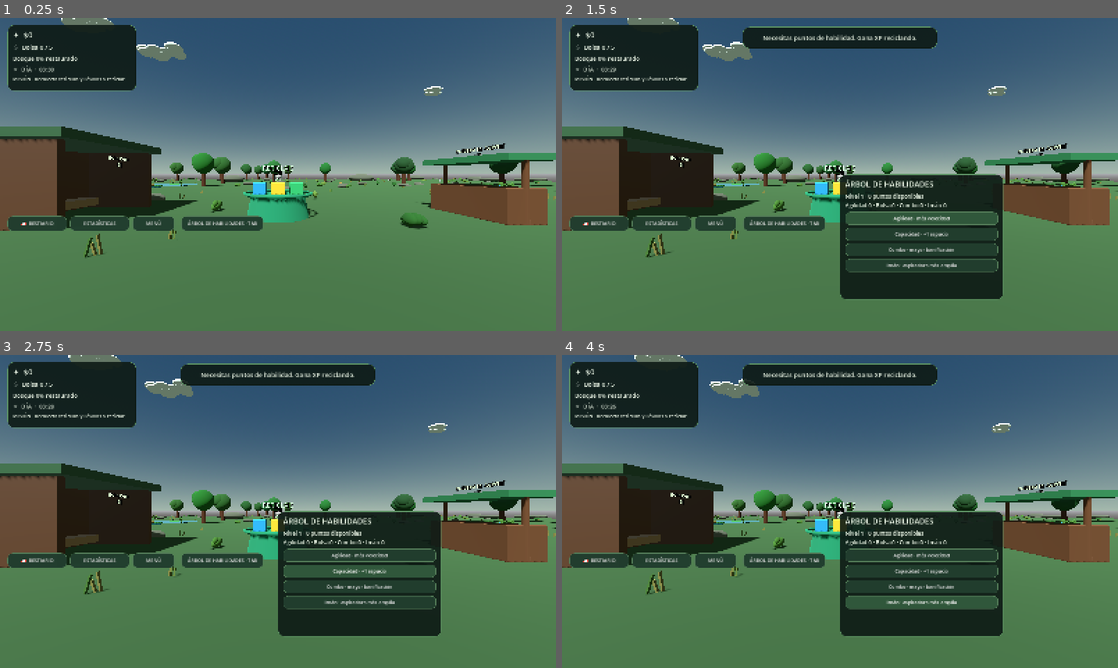
Above: before the commit, frames 1-4 (two rows, left to right).
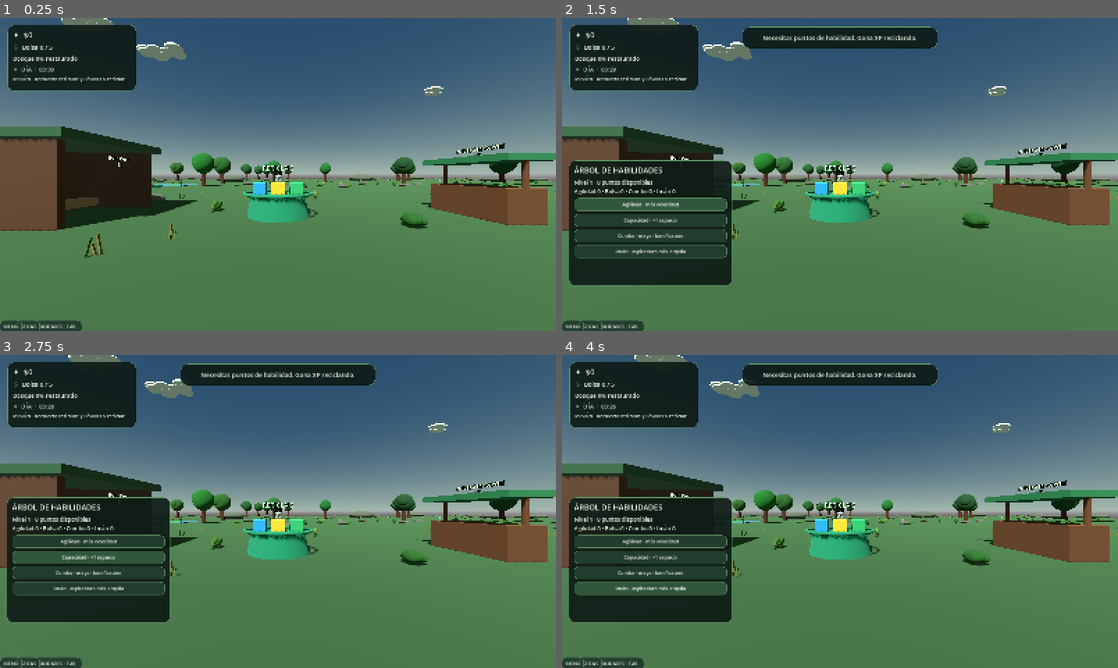
Above: after the commit, the same moments.

Repository: Tomardosama/verdevivo
Game: Godot game, scene res://scenes/main/main.tscn
Same seed, same stepped clock (60 frames per second), same inputs: the game is played once before the commit and once after it.
Inputs:
- Up to frame 1 (0.25 s): no input
- Up to frame 2 (1.5 s): click "ÁRBOL DE HABILIDADES · TAB" at 0.5 s; click "Agilidad · más velocidad" at 1.25 s
- Up to frame 3 (2.75 s): click "Capacidad · +1 espacio" at 2 s
- Up to frame 4 (4 s): click "Combo · mayor bonificación" at 2.75 s; click "Imán · aspiradora más amplia" at 3.5 s

The runs differ from the first frame. In frame 1, 2.4% of the frame differs, in the area x 0-48%, y 63-100%; in frame 2, 21%; in frame 3, 22%, in the area x 0-80%, y 45-100%; in frame 4, 21%.

Commit message:
Polish HUD navigation, bag meter, level-up alerts and upgrade tooltips

Diff:
--- a/scripts/ui/hud.gd
+++ b/scripts/ui/hud.gd
@@ -48,6 +48,25 @@
 	mission_label = _make_label("MISIÓN · Recolecta y recicla residuos", 14)
 	for label in [money_label, bag_label, progress_label, phase_label, mission_label]:
 		status_box.add_child(label)
+	var bag_widget := _make_panel(Vector2(-190, -92), Vector2(170, 68))
+	bag_widget.set_anchors_and_offsets_preset(Control.PRESET_BOTTOM_RIGHT)
+	root.add_child(bag_widget)
+	var bag_box := VBoxContainer.new()
+	bag_box.add_theme_constant_override("separation", 3)
+	bag_widget.add_child(bag_box)
+	var bag_icon_label := _make_label("▱  BOLSA  0%", 16)
+	bag_icon_label.name = "BagFillLabel"
+	bag_box.add_child(bag_icon_label)
+	var bag_bar := ProgressBar.new()
+	bag_bar.name = "BagFillBar"
+	bag_bar.min_value = 0
+	bag_bar.max_value = 100
+	bag_bar.value = 0
+	bag_bar.show_percentage = false
+	bag_bar.custom_minimum_size = Vector2(140, 14)
+	bag_box.add_child(bag_bar)
+	set_meta("bag_fill_label", bag_icon_label)
+	set_meta("bag_fill_bar", bag_bar)
 
 	var upgrades_panel := _make_panel(Vector2(22, 225), Vector2(370, 330))
 	root.add_child(upgrades_panel)
@@ -84,14 +103,23 @@
 	upgrade_box.add_child(prestige_button)
 
 	var skills_button := _make_button("ÁRBOL DE HABILIDADES · TAB")
-	skills_button.position = Vector2(522, 570)
+	skills_button.position = Vector2(20, -112)
 	skills_button.size = Vector2(230, 42)
+	skills_button.set_anchors_and_offsets_preset(Control.PRESET_BOTTOM_LEFT)
 	root.add_child(skills_button)
 	shop_obscured_controls.append(skills_button)
+	var level_alert := _make_label("!", 22, Color(1.0, 0.12, 0.10))
+	level_alert.name = "LevelUpAlert"
+	level_alert.position = Vector2(210, -116)
+	level_alert.add_theme_font_size_override("font_size", 25)
+	level_alert.visible = false
+	root.add_child(level_alert)
+	set_meta("level_alert", level_alert)
 	skills_button.pressed.connect(_toggle_skills)
 
 	skill_panel = _make_panel(Vector2.ZERO, Vector2(470, 360))
-	skill_panel.set_anchors_and_offsets_preset(Control.PRESET_CENTER)
+	skill_panel.set_anchors_and_offsets_preset(Control.PRESET_BOTTOM_LEFT)
+	skill_panel.position = Vector2(20, -490)
 	skill_panel.visible = false
 	root.add_child(skill_panel)
 	var skill_box := VBoxContainer.new()
@@ -106,27 +134,31 @@
 		skill_box.add_child(skill_button)
 
 	var bestiary_button := _make_button("📖  BESTIARIO")
-	bestiary_button.position = Vector2(22, 570)
+	bestiary_button.position = Vector2(20, -62)
 	bestiary_button.size = Vector2(170, 42)
+	bestiary_button.set_anchors_and_offsets_preset(Control.PRESET_BOTTOM_LEFT)
 	root.add_child(bestiary_button)
 	shop_obscured_controls.append(bestiary_button)
 	bestiary_button.pressed.connect(func(): bestiary_toggled.emit())
 
 	var stats_button := _make_button("ESTADÍSTICAS")
-	stats_button.position = Vector2(202, 570)
-	stats_button.size = Vector2(170, 42)
+	stats_button.position = Vector2(198, -62)
+	stats_button.size = Vector2(150, 42)
+	stats_button.set_anchors_and_offsets_preset(Control.PRESET_BOTTOM_LEFT)
 	root.add_child(stats_button)
 	shop_obscured_controls.append(stats_button)
 	stats_button.pressed.connect(_toggle_stats)
 
 	var menu_button := _make_button("MENÚ")
-	menu_button.position = Vector2(382, 570)
+	menu_button.position = Vector2(356, -62)
 	menu_button.size = Vector2(120, 42)
+	menu_button.set_anchors_and_offsets_preset(Control.PRESET_BOTTOM_LEFT)
 	root.add_child(menu_button)
 	shop_obscured_controls.append(menu_button)
 	menu_button.pressed.connect(_toggle_menu)
 	menu_panel = _make_panel(Vector2.ZERO, Vector2(440, 300))
-	menu_panel.set_anchors_and_offsets_preset(Control.PRESET_CENTER)
+	menu_panel.set_anchors_and_offsets_preset(Control.PRESET_BOTTOM_LEFT)
+	menu_panel.position = Vector2(20, -390)
 	menu_panel.visible = false
 	root.add_child(menu_panel)
 	var menu_box := VBoxContainer.new()
@@ -142,6 +174,8 @@
 	menu_box.add_child(_make_label("WASD mover · Shift correr · Clic recoger · E reciclar", 13))
 
 	bestiary_panel = _make_panel(Vector2(410, 210), Vector2(430, 330))
+	bestiary_panel.set_anchors_and_offsets_preset(Control.PRESET_BOTTOM_LEFT)
+	bestiary_panel.position = Vector2(20, -430)
 	bestiary_panel.visible = false
 	root.add_child(bestiary_panel)
 	bestiary_list = VBoxContainer.new()
@@ -150,6 +184,8 @@
 	bestiary_list.add_child(_make_label("BESTIARIO DEL BOSQUE", 21))
 
 	stats_panel = _make_panel(Vector2(410, 210), Vector2(430, 250))
+	stats_panel.set_anchors_and_offsets_preset(Control.PRESET_BOTTOM_LEFT)
+	stats_panel.position = Vector2(20, -350)
 	stats_panel.visible = false
 	root.add_child(stats_panel)
 	var stats_box := VBoxContainer.new()
@@ -253,6 +289,13 @@
 
 func update_bag(current: int, capacity: int) -> void:
 	bag_label.text = "♧  Bolsa %d / %d" % [current, capacity]
+	var fill_percent := int(roundf(100.0 * float(current) / float(maxi(1, capacity))))
+	var fill_label := get_meta("bag_fill_label") as Label
+	var fill_bar := get_meta("bag_fill_bar") as ProgressBar
+	if fill_label:
+		fill_label.text = "▱  BOLSA  %d%%" % fill_percent
+	if fill_bar:
+		fill_bar.value = fill_percent
 
 func update_money(amount: int) -> void:
 	money_label.text = "✦  $%d" % amount
@@ -282,12 +325,28 @@
 		var current_level := int(levels.get(upgrade_id, 0))
 		var display_name := str(upgrade_names.get(upgrade_id, upgrade_id.capitalize()))
 		var detail := str(upgrade_descriptions.get(upgrade_id, "Mejora permanente"))
+		if upgrade_id == "day":
+			detail = "Cada nivel agrega 30 segundos al día (%.1f%% sobre el turno base)." % (100.0 * 30.0 / 210.0)
+		if upgrade_id == "discount":
+			var discount_percent := minf(35.0, float(current_level + 1) * 5.0)
+			detail = "Reduce el precio de las demás mejoras un %.0f%% por nivel (máximo 35%%)." % discount_percent
 		if upgrade_id == "vacuum":
 			detail = "Radio %.1f m · Trayecto %.2f s" % [3.2 + maxf(0.0, float(current_level - 1)) * 0.85, maxf(0.08, 0.24 - maxf(0.0, float(current_level - 1)) * 0.025)]
 			upgrade_buttons[index].text = "%s · Nv.%d · %.1f m · $%d" % [display_name, current_level, 3.2 + maxf(0.0, float(current_level - 1)) * 0.85, price]
 		else:
 			upgrade_buttons[index].text = "%s  ·  Nivel %d  ·  $%d" % [display_name, current_level, price]
-		upgrade_buttons[index].tooltip_text = "%s. %s. Precio: $%d." % [display_name, detail, price]
+		upgrade_buttons[index].tooltip_text = "%s. %s Precio actual: $%d." % [display_name, detail, price]
+
+func notify_level_up(level: int) -> void:
+	var alert := get_meta("level_alert") as Label
+	if alert:
+		alert.visible = true
+		alert.text = "! %d" % level
+	var panel := get_meta("notification_panel") as PanelContainer
+	if panel and message_label:
+		message_label.text = "¡SUBISTE AL NIVEL %d!" % level
+		panel.visible = true
+	message_time_left = 3.2
 
 func update_skill_status(level: int, points: int, levels: Dictionary) -> void:
 	if skill_status_label:
